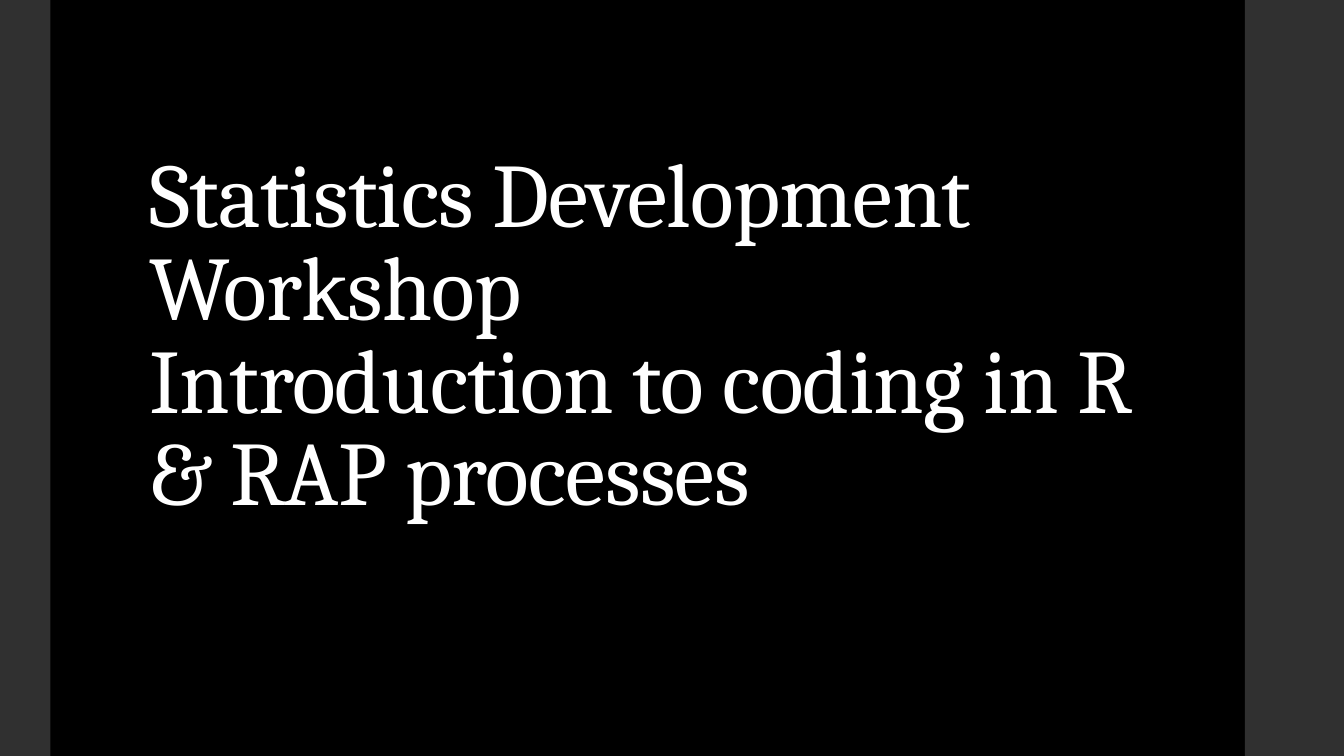
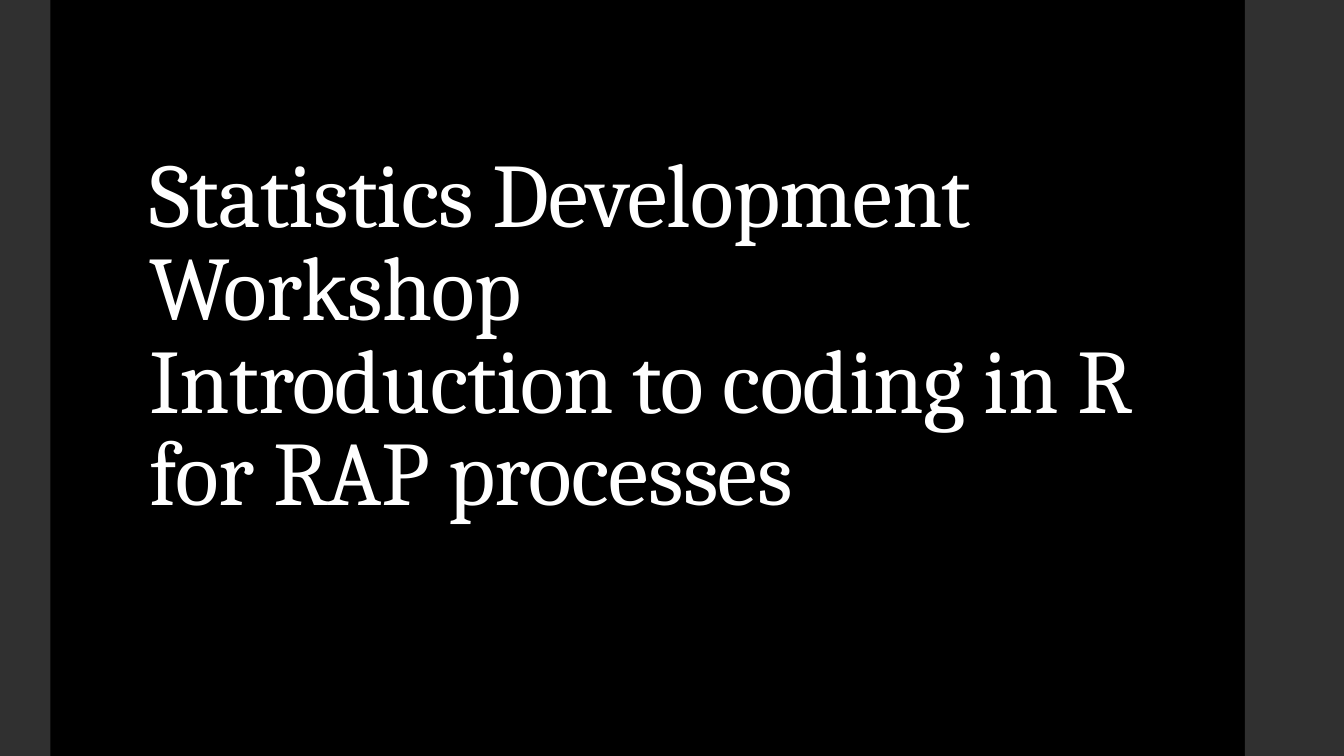
Before and after one commit to dfe-analytical-services/techskills_workshops, a slide deck: slide 1 of slides/workshopslides_RforRAP.pptx. Drawn at 1344x756 pixels with LibreOffice and Linux fonts; fonts in the diff are those of the drawing. Boxes give left, top, right and bottom in pixels: in the first picture for what was removed or moved away, otherwise in the second. Text is boxed around its words. In the diff, an @@ line names an element or a change of style, - is before the commit and + after.

Commit message:
update slides

```diff
--- a/slides/workshopslides_RforRAP.pptx
+++ b/slides/workshopslides_RforRAP.pptx
@@ title at [149, 164, 1133, 524]: text changed @@
-Statistics Development Workshop
-Introduction to coding in R & RAP processes
+Statistics Development Workshop
+Introduction to coding in R for RAP processes
```
Also in this commit, not shown: 1 other slide changed.
